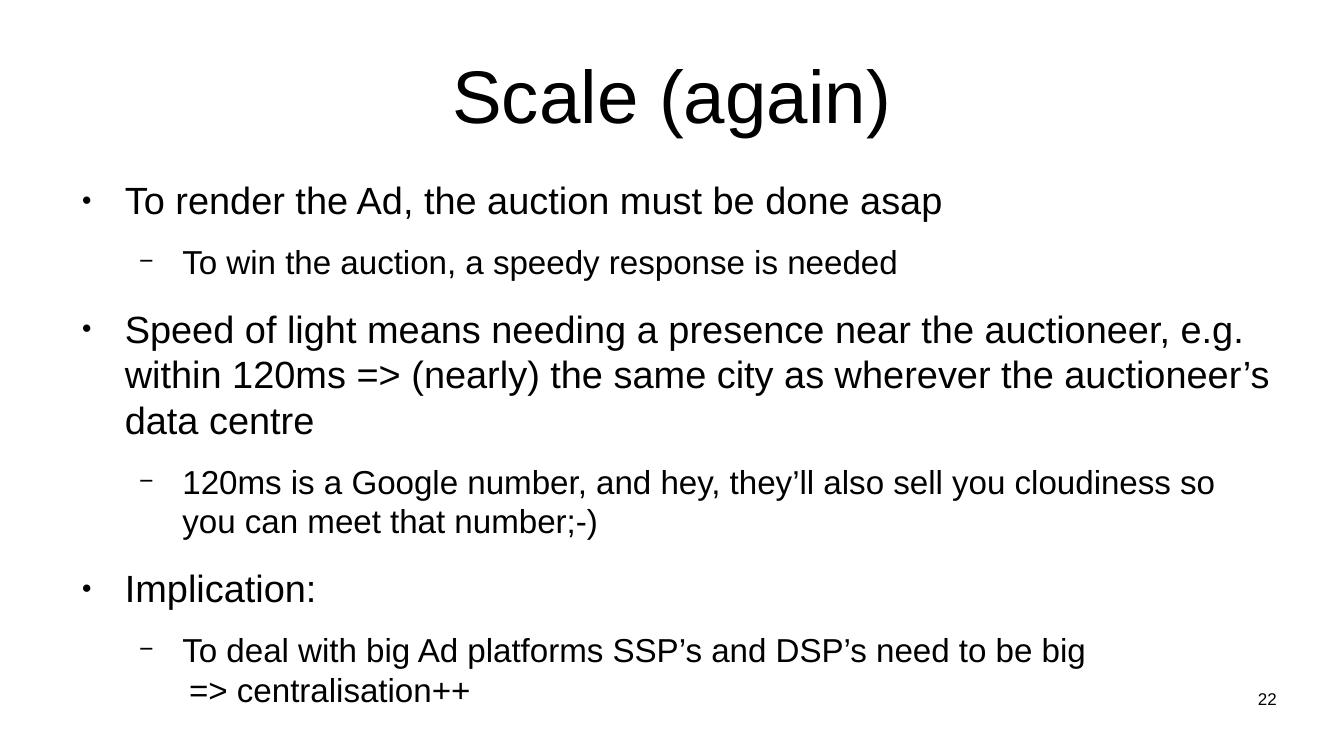
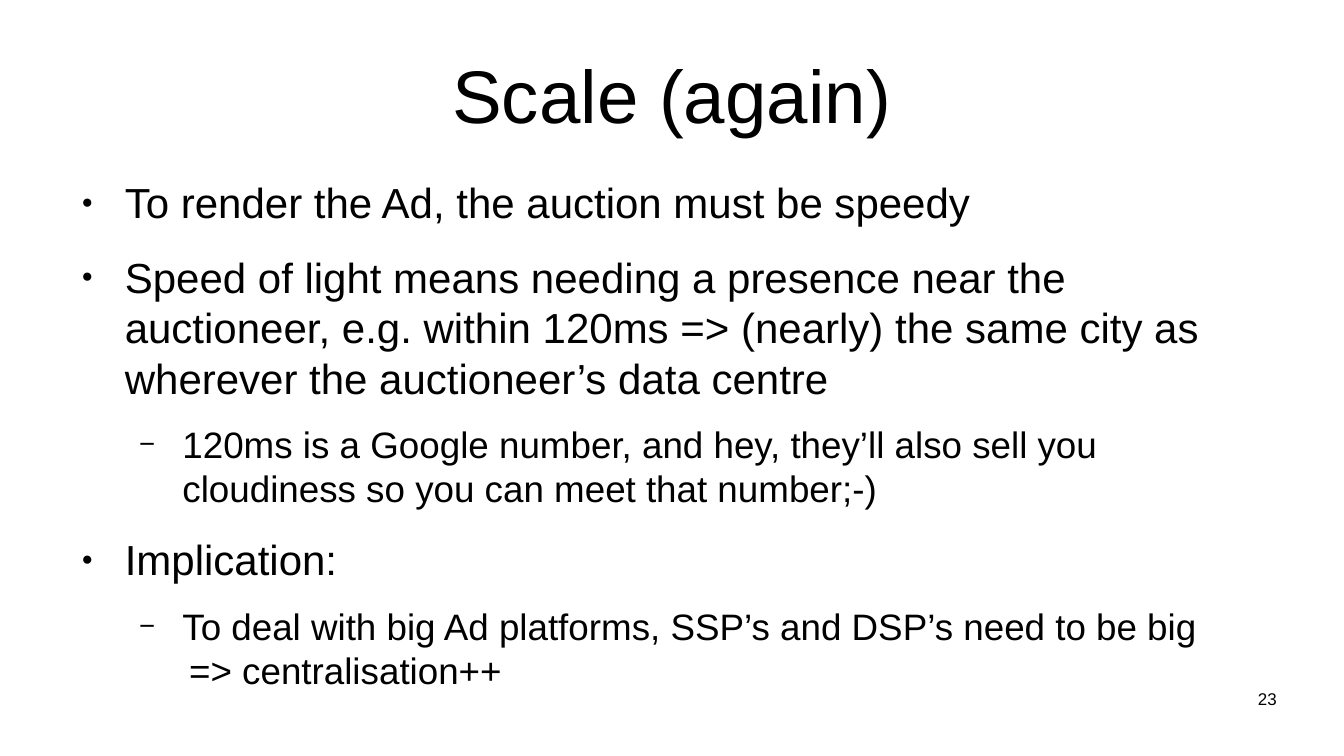
Before and after one commit to sftcd/witidtm, a slide deck: slide 23 of lectures/2021-2022/600-ads.odp (slide 22 before the commit). Drawn at 1344x756 pixels with LibreOffice and Linux fonts; fonts in the diff are those of the drawing. Boxes give left, top, right and bottom in pixels: in the first picture for what was removed or moved away, otherwise in the second. Text is boxed around its words. In the diff, an @@ line names an element or a change of style, - is before the commit and + after.

```diff
--- a/lectures/2021-2022/600-ads.odp
+++ b/lectures/2021-2022/600-ads.odp
@@ text at (125, 187, 969, 227): text changed; size 19.6 to 24.8 pt @@
-● To render the Ad, the auction must be done asap
-  − To win the auction, a speedy response is needed
+● To render the Ad, the auction must be speedy
@@ text at (125, 262, 1198, 584): size 22.4 to 24.8 pt in "Speed of light means needing a presence ...", "Implication:"; size 19.6 to 21.7 pt in "120ms is a Google number, and hey, ..." @@
@@ text at (182, 613, 1196, 685): text changed; size 19.6 to 21.7 pt @@
-  − To deal with big Ad platforms SSP’s and DSP’s need to be big
-    => centralisation++
+  − To deal with big Ad platforms, SSP’s and DSP’s need to be big
+    => centralisation++
@@ page number at (1258, 693, 1277, 705): text changed @@
-22
+23
```
Also in this commit, not shown: 9 other slides changed, 1 slide added, 1 other file.
